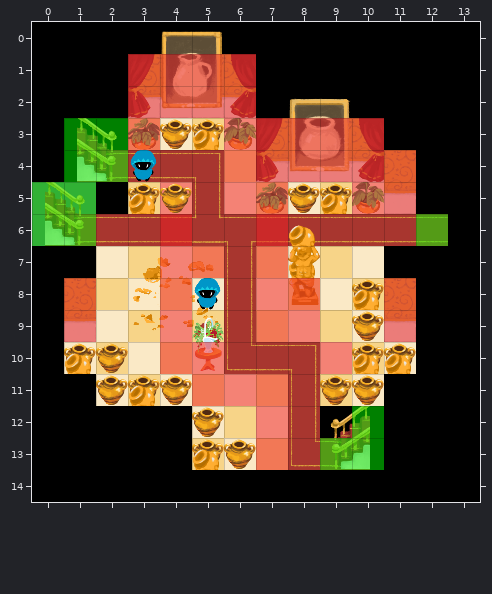
Tiled map: build02/assets/tileset/level3-1-end.tmx. The picture above was drawn from the file before the commit.
Cells are 32x32 px. Shown: x 0..13, y 0..14.
After:
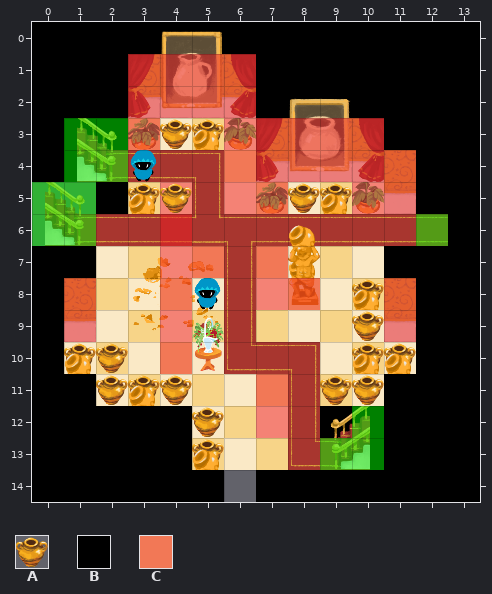
Key: from "tiles-lvl3-1-32x32": A 36, B 60, C 61.
_ is an empty cell.
Objects are placed by their top-left corner, in cells (3,4 is the top-left corner of cell 3,4); size is 1x1 cell unless given.
See-through tiles are keyed as they look on the map.
From old to new:
Layer "blockedLayer":
y 14: x 6 B -> _
Layer "detailLayer1":
y 6: x 7 C -> _
y 9: x 7..8 CC -> __
y 10: x 9 C -> _
y 13: x 7 C -> _
Layer "transBlockedLayer":
y 10: x 5 C -> _
y 11: x 5..6 CC -> __
Layer "objectsLayer":
removed: A at 6,13
Where, in picture pixels (left, top, right, bottom), the same in both pictures:
removed: (256, 214, 288, 246)
removed: (256, 310, 352, 374)
removed: (192, 342, 256, 406)
removed: (224, 438, 288, 502)
